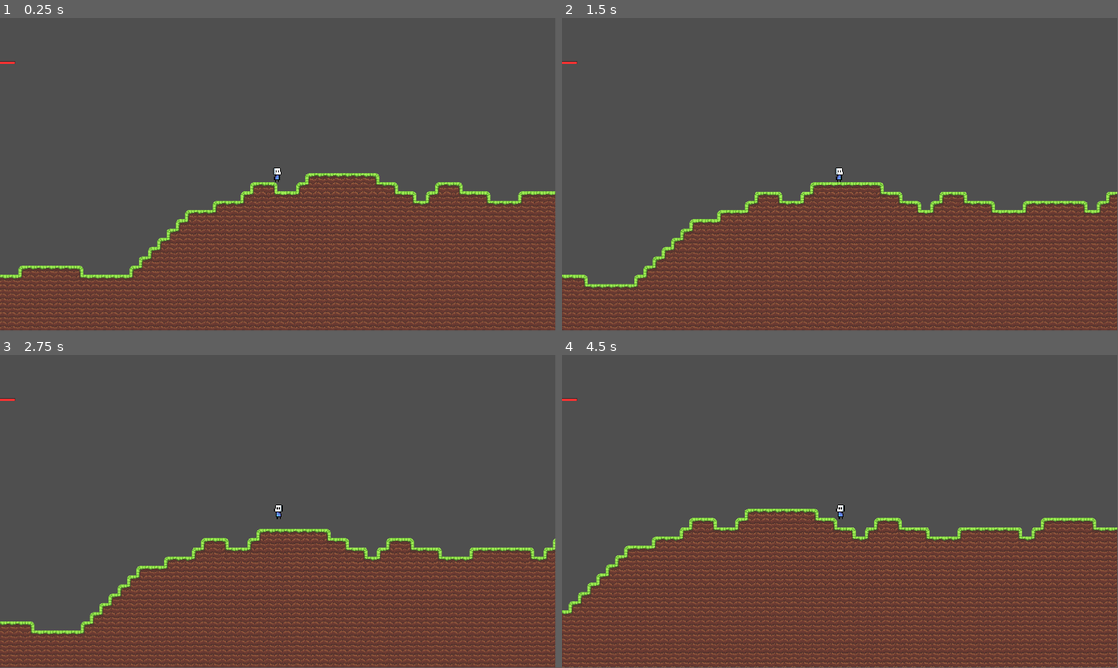
Above: before the commit, frames 1-4 (two rows, left to right).
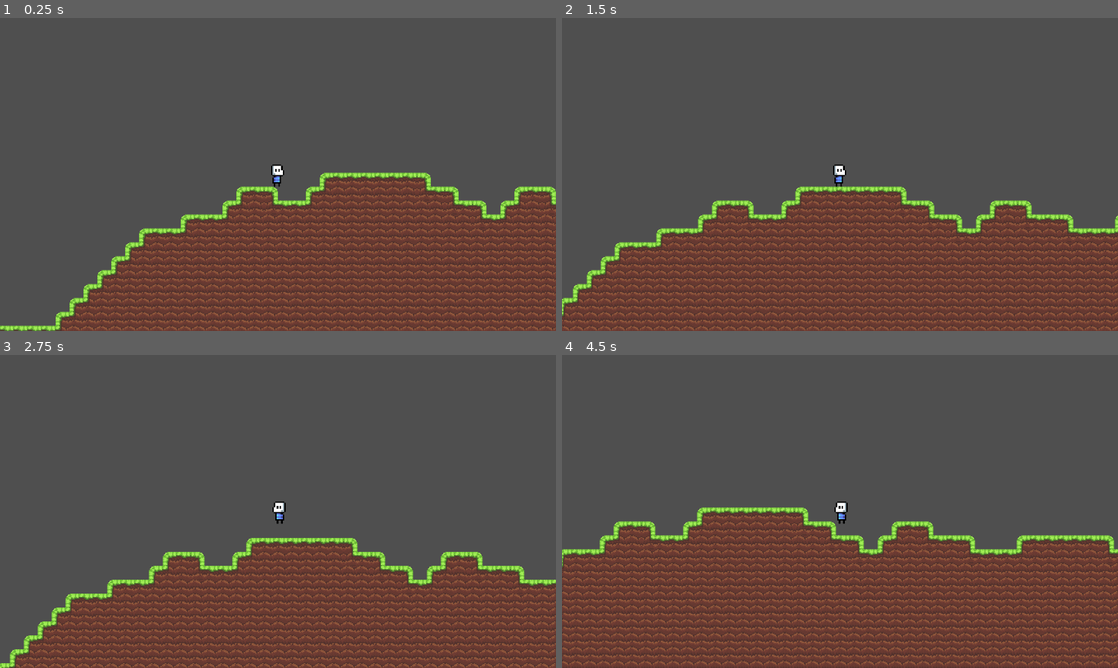
Above: after the commit, the same moments.

Repository: Gluipertje/Space-Union
Game: Godot game, scene res://src/scenes/templevel.tscn
Two runs of this game, one before a commit and one after it. Both use one fixed random seed, a clock stepped at 60 frames per second and the inputs below. The project has no main scene, so this scene is started directly.
Inputs:
- Up to frame 1 (0.25 s): no input
- Up to frame 2 (1.5 s): tap Enter at 0.5 s; hold Space (jump) 0.53-1.28 s; hold D (move_right) from 0.53 s (still down); tap Shift (sprint) at 1.35 s
- Up to frame 3 (2.75 s): tap Space (jump) at 1.52, 1.55, 1.82 s; release D (move_right) at 2.03 s; hold A (move_left) from 2.03 s (still down); hold Space (jump) from 2.03 s (still down)
- Up to frame 4 (4.5 s): release A (move_left) at 2.78 s; release Space (jump) at 2.78 s; hold D (move_right) 2.78-4.28 s; tap Shift (sprint) at 2.85, 4.35 s; tap Space (jump) at 3.02, 3.05, 3.32 s; hold Space (jump) 3.53-4.28 s; hold A (move_left) from 4.28 s (still down)
In our replay, the window is 799x449 before the commit and 800x450 after it. These sizes can differ from the game's own. Grey fills any space a smaller window leaves; there, only what the larger window draws over its background counts as a difference.

The runs differ from the first frame. In frame 1, 19% of the frame differs, in the area x 0-100%, y 0-100%; in frame 2, 18%; in frame 3, 17%; in frame 4, 22%.

Commit message:
Goede vraag

Diff:
--- a/project.godot
+++ b/project.godot
@@ -25,9 +25,8 @@
 
 [display]
 
-window/size/width=1920
-window/size/height=1080
-window/size/fullscreen=true
+window/size/width=1280
+window/size/height=720
 
 [input]
 
--- a/src/actors/Player.tscn
+++ b/src/actors/Player.tscn
@@ -3,15 +3,13 @@
 [ext_resource path="res://assets/Character/Idle/Character01IdleSheet1.png" type="Texture" id=1]
 [ext_resource path="res://src/actors/PlayerController.gd" type="Script" id=2]
 [ext_resource path="res://src/actors/Sprite.gd" type="Script" id=3]
+[ext_resource path="res://src/gamelogic/GUI/HealthBar.gd" type="Script" id=4]
 
 [sub_resource type="RectangleShape2D" id=1]
 extents = Vector2( 7, 13 )
 
-[sub_resource type="Animation" id=2]
-resource_name = "idle"
-step = 1.0
-
 [node name="Player" type="KinematicBody2D"]
+position = Vector2( -2, 0 )
 collision_mask = 8
 script = ExtResource( 2 )
 speed = 100.0
@@ -26,9 +24,6 @@
 position = Vector2( -1, 1 )
 shape = SubResource( 1 )
 
-[node name="AnimationPlayer" type="AnimationPlayer" parent="."]
-anims/idle = SubResource( 2 )
-
 [node name="Sprite" type="Sprite" parent="."]
 position = Vector2( 0.33008, 0.33008 )
 scale = Vector2( 1.70874, 1.70874 )
@@ -38,3 +33,29 @@
 [node name="Camera2D" type="Camera2D" parent="."]
 current = true
 zoom = Vector2( 0.5, 0.5 )
+
+[node name="CanvasLayer" type="CanvasLayer" parent="Camera2D"]
+layer = -1
+follow_viewport_enable = true
+
+[node name="Stamina" type="ColorRect" parent="Camera2D/CanvasLayer"]
+margin_left = 3.0
+margin_top = 158.0
+margin_right = 77.0
+margin_bottom = 167.0
+rect_scale = Vector2( 6.06941, 1.08333 )
+color = Color( 0, 0, 0, 0.627451 )
+script = ExtResource( 4 )
+__meta__ = {
+"_edit_use_anchors_": false
+}
+
+[node name="Bar" type="ColorRect" parent="Camera2D/CanvasLayer/Stamina"]
+margin_left = 1.0
+margin_top = 1.0
+margin_right = 73.0
+margin_bottom = 8.0
+__meta__ = {
+"_edit_use_anchors_": false
+}
+[connection signal="player_stats_changed" from="." to="Camera2D/CanvasLayer/Stamina" method="_on_Player_player_stats_changed"]
--- a/src/actors/PlayerController - Copy.gd
+++ /dev/null
@@ -1,23 +0,0 @@
-extends actor
-var _direction
-var speednew
-
-func _physics_process(delta):
-	_velocity = get_speed(_velocity, _direction)
-	_velocity = move_and_slide(_velocity, Vector2.UP)
-
-func get_speed(_velocity, _direction):
-	_direction = Vector2(
-		Input.get_action_strength("move_right") - Input.get_action_strength("move_left"),
-		-1.0 if Input.is_action_just_pressed("jump") and is_on_floor() else 1.0
-	) #Determine what direction the player want to go and if he want to jump
-	print (_direction)
-	_velocity.y += gravity * get_physics_process_delta_time() * _direction.y #Apply gravity
-	if _direction.y == -1.0:
-		_velocity.y = jumpstrenght * _direction.y #Do the jump thingy
-	speednew = speed #Resets the speednew to the normal speed
-	if !is_on_floor():
-		speednew *= 0.7 #Halves the player x speed when in the air
-	_velocity.x = speednew * _direction.x #* get_physics_process_delta_time()
-	print (_velocity)
-	return _velocity
--- a/src/actors/PlayerController.gd
+++ b/src/actors/PlayerController.gd
@@ -18,6 +18,7 @@
 func _physics_process(delta):
 	_velocity = get_speed(_velocity, _direction)
 	_velocity = move_and_slide(_velocity, Vector2.UP)
+	print(Engine.get_frames_per_second())
 
 func get_speed(_velocity, _direction):
 	var moveRight = Input.is_action_pressed("move_right")
@@ -52,5 +53,4 @@
 	else:
 		_newvelocity.x = 0
 
-	print(stamina)
 	return _newvelocity
--- a/src/gamelogic/GUI.tscn
+++ b/src/gamelogic/GUI/GUI.tscn
@@ -29,3 +29,6 @@
 margin_right = 73.0
 margin_bottom = 8.0
 color = Color( 1, 0.196078, 0.196078, 1 )
+__meta__ = {
+"_edit_use_anchors_": false
+}
--- /dev/null
+++ b/src/gamelogic/GUI/HealthBar.gd
@@ -0,0 +1,4 @@
+extends ColorRect
+
+func _on_Player_player_stats_changed(var player):
+	$Bar.rect_size.x = 72 * player.stamina / player.maxStamina
--- a/src/gamelogic/Generate.gd
+++ b/src/gamelogic/Generate.gd
@@ -61,5 +61,11 @@
 func spawnPlayer(prevPosy, curPosx):
 	var scene = load("res://src/actors/Player.tscn")
 	var player = scene.instance()
+	#var player = get_node("../Player")
+	#var gui = get_node("../Player/CanvasLayer")
 	add_child(player)
 	player.set_position(Vector2(curPosx * 16, prevPosy * 16 - 32))
+
+
+func _on_Player_player_stats_changed() -> void:
+	pass # Replace with function body.
--- a/src/scenes/templevel.tscn
+++ b/src/scenes/templevel.tscn
@@ -1,10 +1,7 @@
-[gd_scene load_steps=3 format=2]
+[gd_scene load_steps=2 format=2]
 
 [ext_resource path="res://src/gamelogic/WorldGen.tscn" type="PackedScene" id=1]
-[ext_resource path="res://src/gamelogic/GUI.tscn" type="PackedScene" id=2]
 
-[node name="Node2D" type="Node2D"]
+[node name="Node" type="Node2D"]
 
 [node name="TileMap" parent="." instance=ExtResource( 1 )]
-
-[node name="GUI" parent="." instance=ExtResource( 2 )]
--- /dev/null
+++ b/src/scenes/templevelbackup.tscn
@@ -0,0 +1,14 @@
+[gd_scene load_steps=3 format=2]
+
+[ext_resource path="res://src/gamelogic/WorldGen.tscn" type="PackedScene" id=1]
+[ext_resource path="res://src/actors/Player.tscn" type="PackedScene" id=3]
+
+[node name="Node2D" type="Node2D"]
+
+[node name="Player" parent="." instance=ExtResource( 3 )]
+staminaDepletion = 0.0
+maxStamina = 50000.0
+
+[node name="TileMap" parent="." instance=ExtResource( 1 )]
+
+[node name="CanvasLayer" type="CanvasLayer" parent="."]
